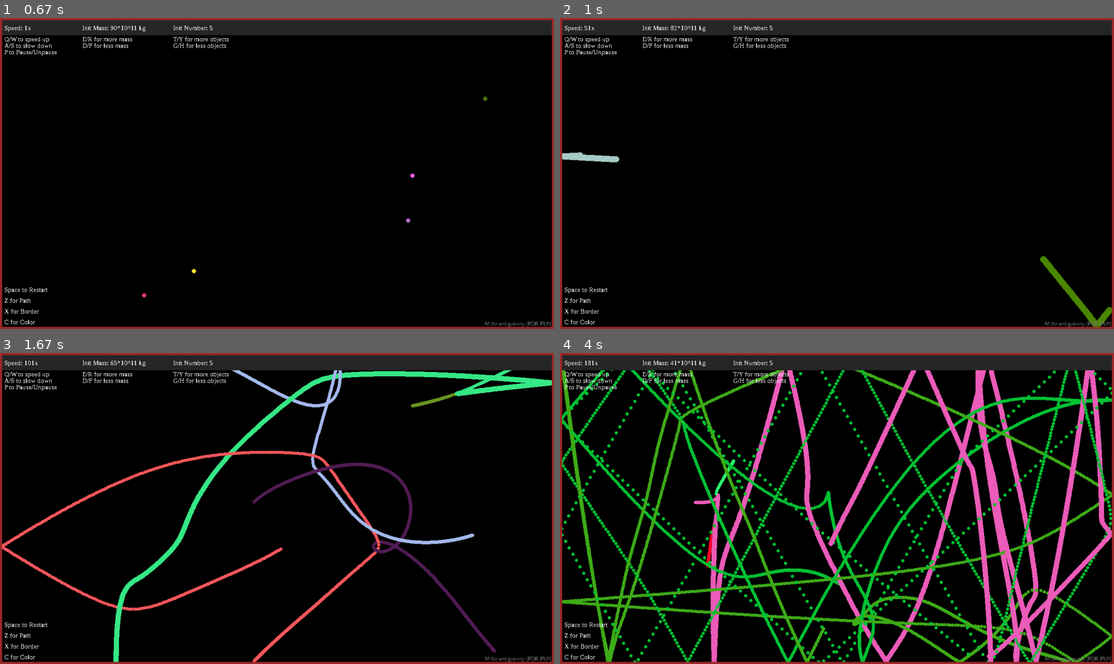
Above: before the commit, frames 1-4 (two rows, left to right).
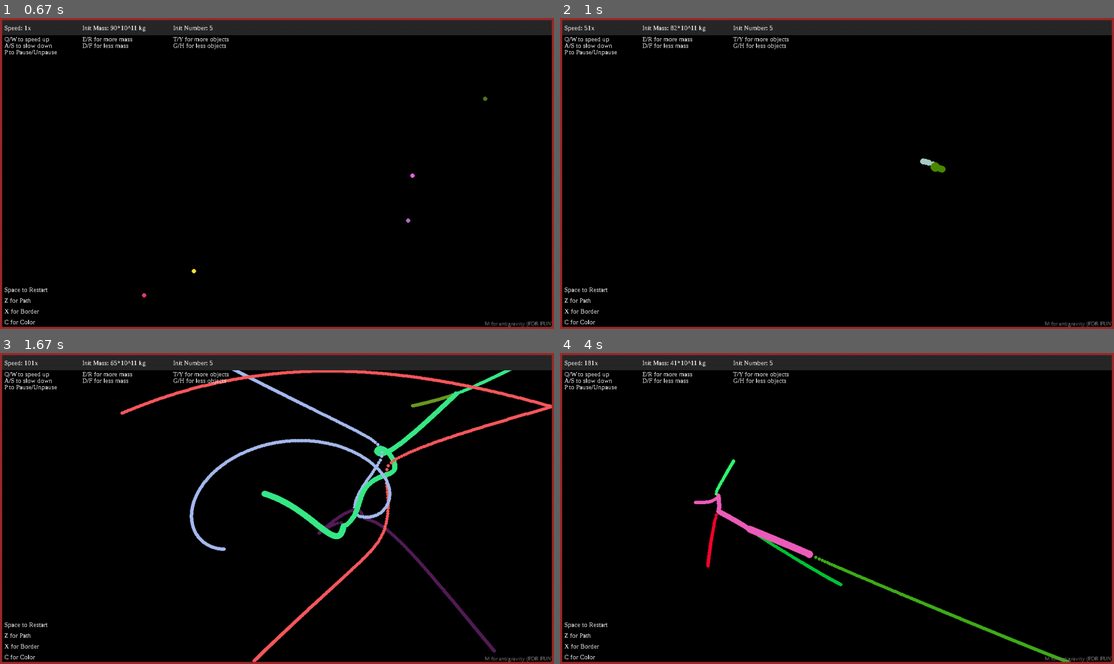
Above: after the commit, the same moments.

Repository: HiDoYa/gravity-simulation
Game: pygame game, started from simulation/main.py
Two runs of this game, one before a commit and one after it. Both use one fixed random seed, a clock stepped at 60 frames per second and the inputs below.
Inputs:
- Up to frame 1 (0.67 s): hold D from 0.33 s (still down)
- Up to frame 2 (1 s): release D at 0.8 s; hold W from 0.83 s (still down); tap Space at 0.9 s; tap Z at 0.98 s
- Up to frame 3 (1.67 s): release W at 1.13 s; hold D 1.17-1.63 s; tap Space at 1.23, 1.53 s; tap Y at 1.32 s
- Up to frame 4 (4 s): hold A 1.67-2.2 s; tap Space at 1.73, 2.03, 2.3, 2.63, 2.93, 3.07, 3.47, 3.77 s; hold S 2.23-2.53 s; tap Z at 2.38, 3.55 s; hold A 2.57-2.97 s; tap Y at 2.72 s; hold W 3-3.37 s; hold D from 3.4 s (still down)

Frame 1 is identical in both runs. In frame 2, 0.8% of the frame differs, in the area x 0-100%, y 43-100%; in frame 3, 8.7%; in frame 4, 24%, in the area x 0-100%, y 5-100%.

Commit message:
Fixed momentum equation (accidentally used + instead of *)

Diff:
--- a/simulation/main.py
+++ b/simulation/main.py
@@ -168,8 +168,8 @@
 
         # If the distance between the two is less than the two object's radii, they collided
         if position <= (self.radius + obj.radius):
-            momentum_x = self.mass * self.velocity_x + obj.mass + obj.velocity_x
-            momentum_y = self.mass * self.velocity_y + obj.mass + obj.velocity_y
+            momentum_x = self.mass * self.velocity_x + obj.mass * obj.velocity_x
+            momentum_y = self.mass * self.velocity_y + obj.mass * obj.velocity_y
 
             # Merges to the larger mass
             if self.mass > obj.mass:
